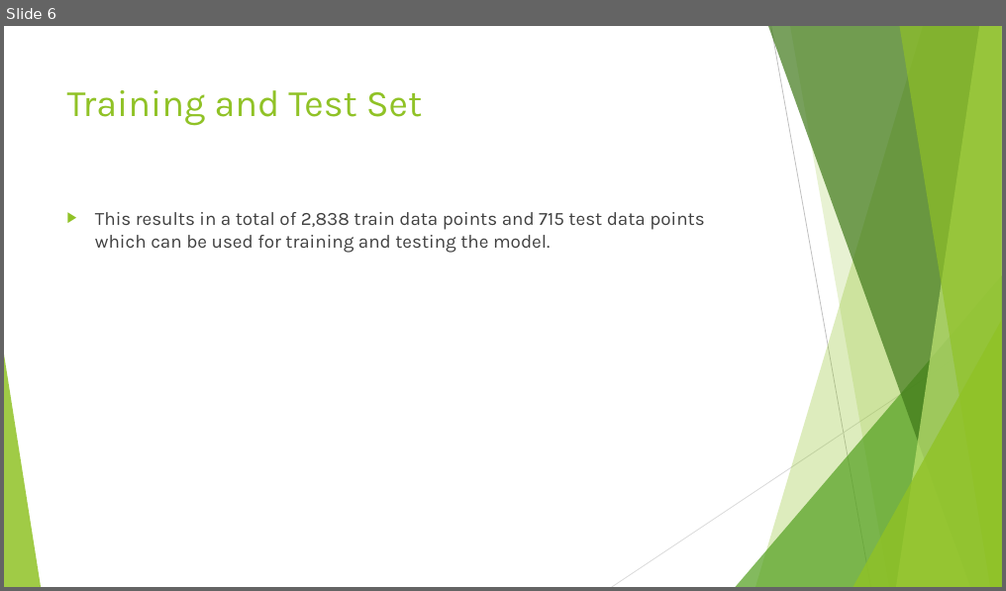
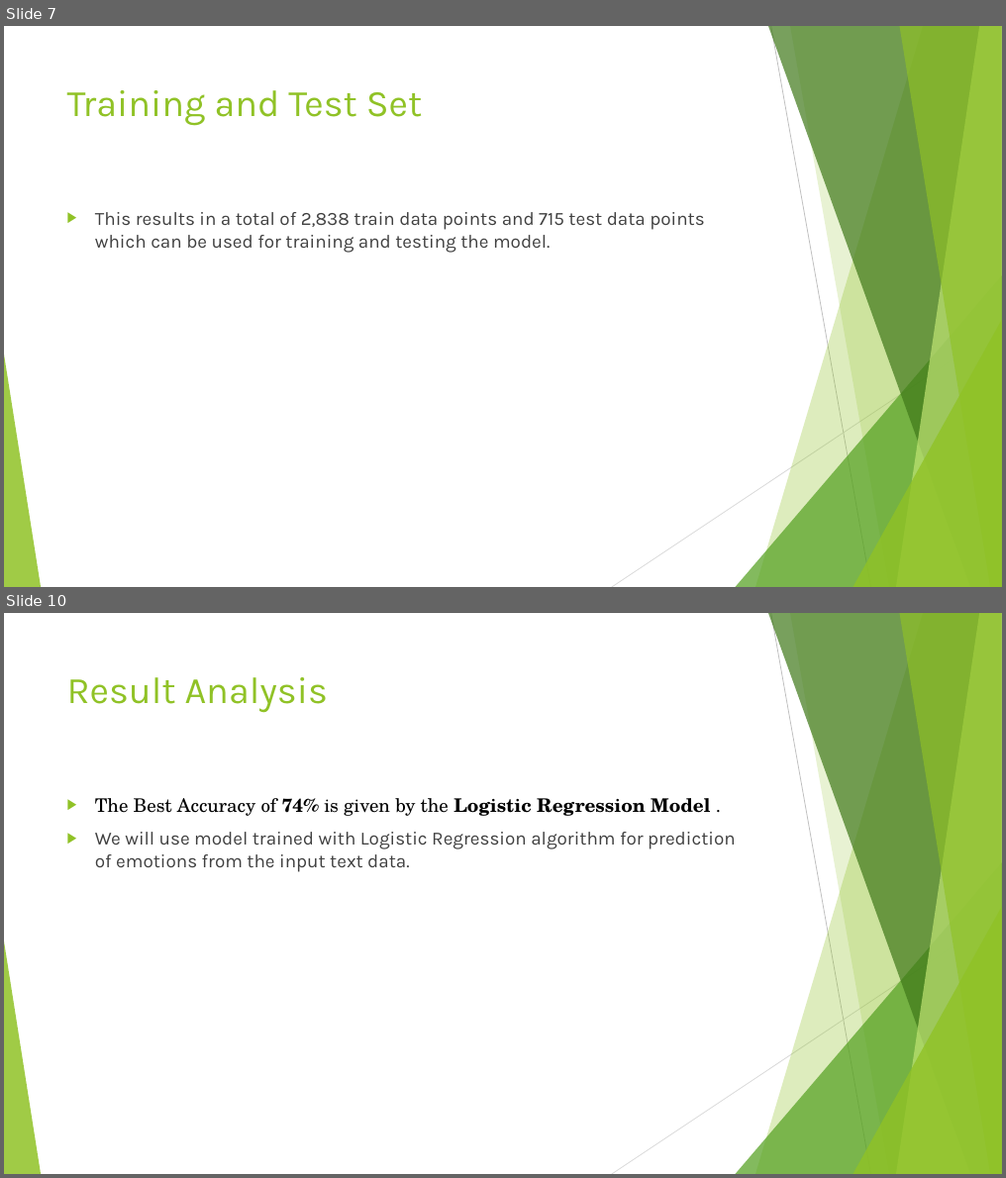
Before and after one commit to JanhaviSoni/Emotion-Recognition-for-Counselling, a slide deck: Fine Grained Emotion Recognition for Counselling.pptx. Shown one above the other, each under a label of ours: slide 6 before the commit, slides 7 and 10 after it; the slides between them are not shown. The pictures are 1006x591 and 1006x1178 pixels, drawn with LibreOffice and Linux fonts; fonts in the diff are those of the drawing. Boxes give left, top, right and bottom in pixels: in the first picture for what was removed or moved away, otherwise in the second. Text is boxed around its words. In the diff, an @@ line names an element or a change of style, - is before the commit and + after.

```diff
--- a/Fine Grained Emotion Recognition for Counselling.pptx
+++ b/Fine Grained Emotion Recognition for Counselling.pptx
@@ slide 10 added at bbox=[4, 613, 1002, 1174], background #FFFFFF; not listed: 10 template elements that a slide beside it also shows @@
@@ title added at bbox=[67, 677, 328, 713], 36 pt, text #90C226 @@
+Result Analysis
@@ text added at bbox=[95, 798, 736, 872], 18 pt, text #404040 @@
+▶ The Best Accuracy of 74% is given by the Logistic Regression Model .
+▶ We will use model trained with Logistic Regression algorithm for prediction of emotions from the input text data.
@@ what was slide 6 is now slide 7 @@
```
Also in this commit, not shown: 2 slides changed, 5 other slides added, 2 slides removed, 1 other file.
